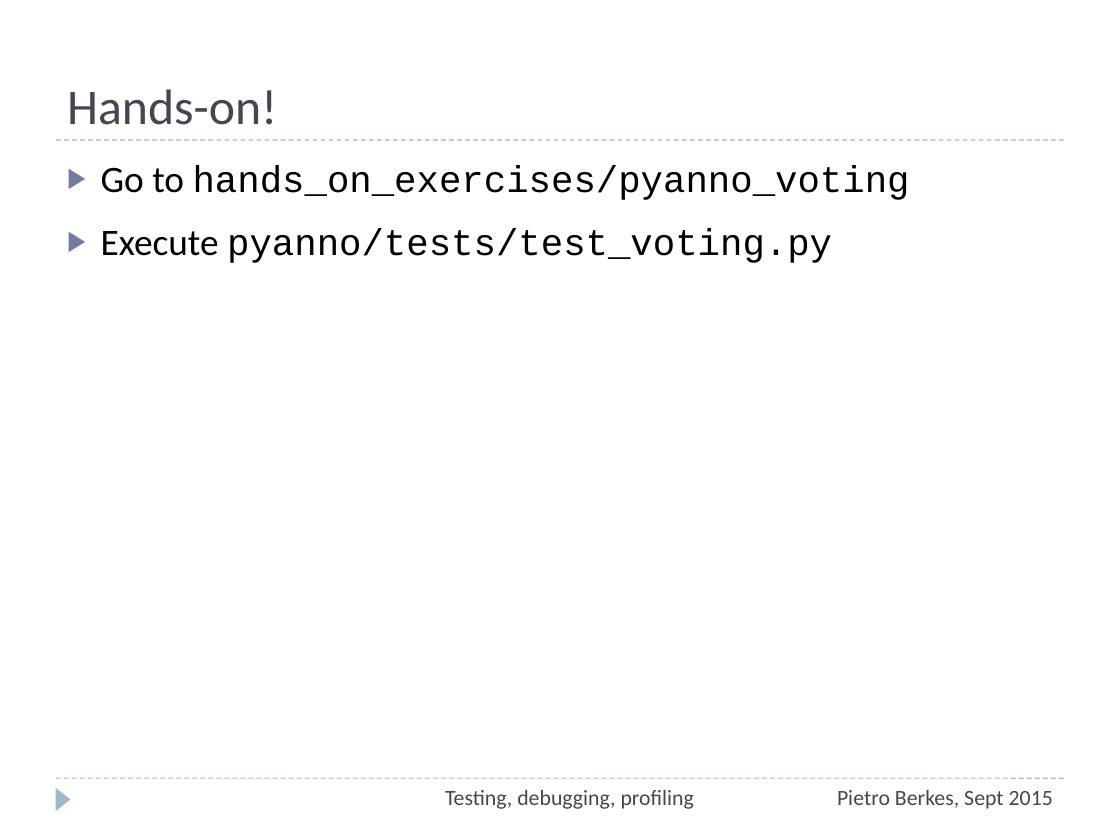
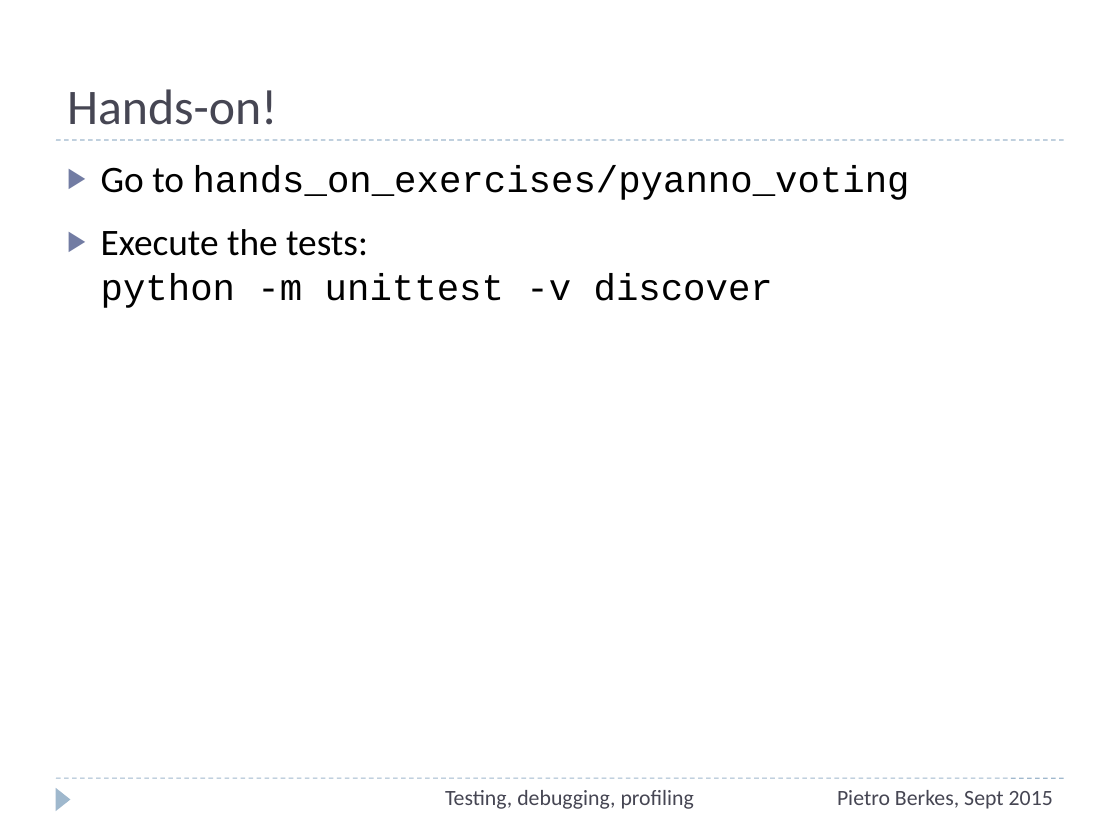
Before and after one commit to ASPP/testing_debugging_profiling, a slide deck: slide 19 of testing-debugging-profiling.pptx. Drawn at 1120x840 pixels with LibreOffice and Linux fonts; fonts in the diff are those of the drawing. Boxes give left, top, right and bottom in pixels: in the first picture for what was removed or moved away, otherwise in the second. Text is boxed around its words. In the diff, an @@ line names an element or a change of style, - is before the commit and + after.

```diff
--- a/testing-debugging-profiling.pptx
+++ b/testing-debugging-profiling.pptx
@@ text at box(101, 229, 773, 308): text changed @@
-▶ Execute pyanno/tests/test_voting.py
+▶ Execute the tests:
+  python -m unittest -v discover
```
Also in this commit, not shown: 9 other slides changed, 1 slide added, 1 other file.
